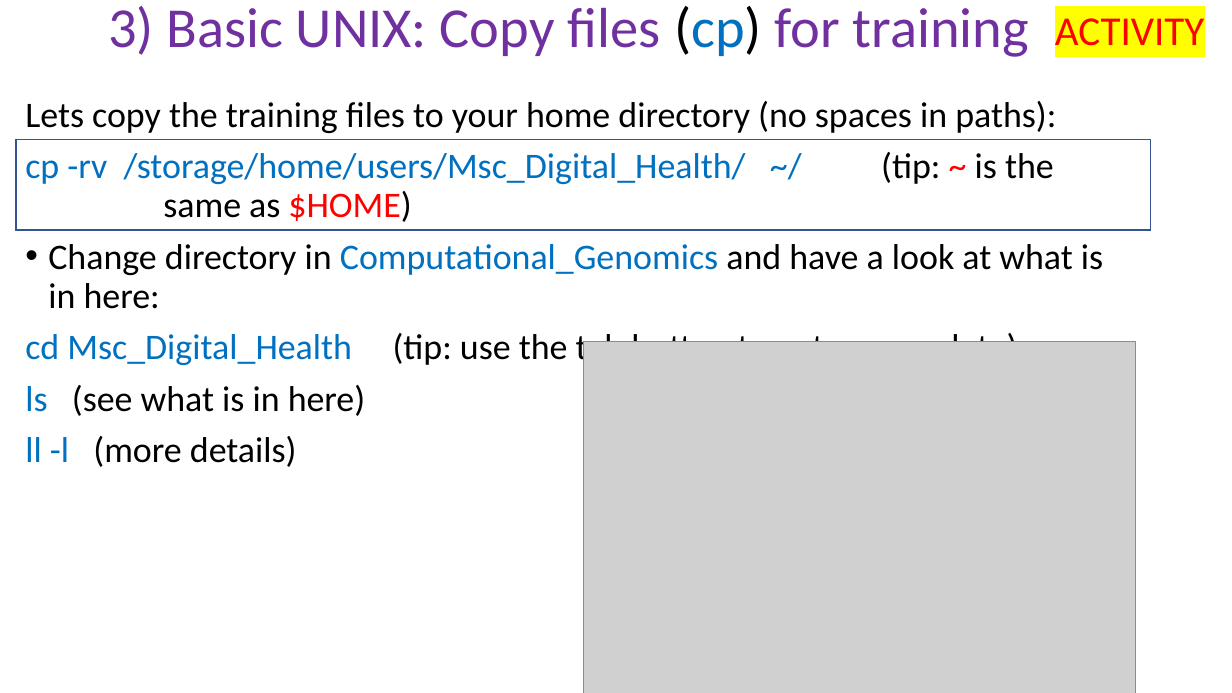
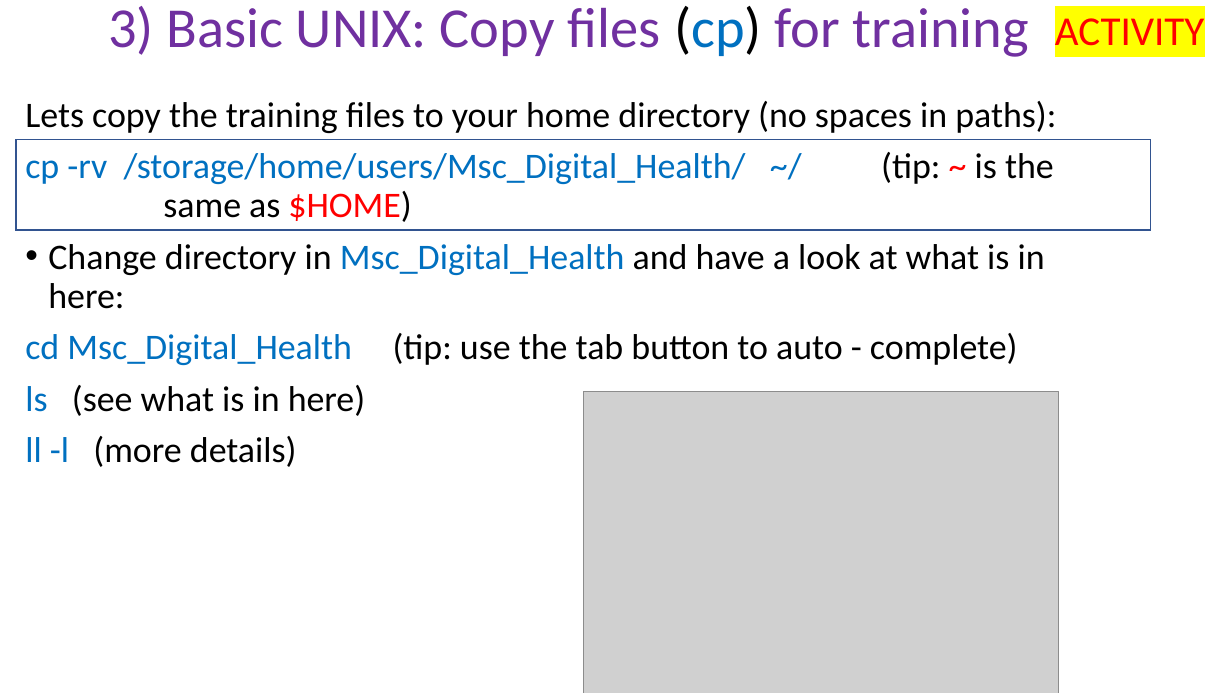
Before and after one commit to peterthorpe5/Msc_Digital_Health, a slide deck: slide 6 of powerpoint/3_basic_UNIX.pptx. Drawn at 1232x693 pixels with LibreOffice and Linux fonts; fonts in the diff are those of the drawing; grey boxes stand for pictures. Boxes give left, top, right and bottom in pixels: in the first picture for what was removed or moved away, otherwise in the second. Text is boxed around its words. In the diff, an @@ line names an element or a change of style, - is before the commit and + after.

```diff
--- a/powerpoint/3_basic_UNIX.pptx
+++ b/powerpoint/3_basic_UNIX.pptx
@@ text at bbox=[48, 244, 1045, 309]: text changed @@
-• Change directory in Computational_Genomics and have a look at what is in here:
+• Change directory in Msc_Digital_Health and have a look at what is in here:
@@ picture: place and size @@
-picture at bbox=[583, 341, 1136, 693]
+picture at bbox=[583, 391, 1058, 693]
```
Also in this commit, not shown: 3 other slides changed, 1 slide added, 3 other files.
